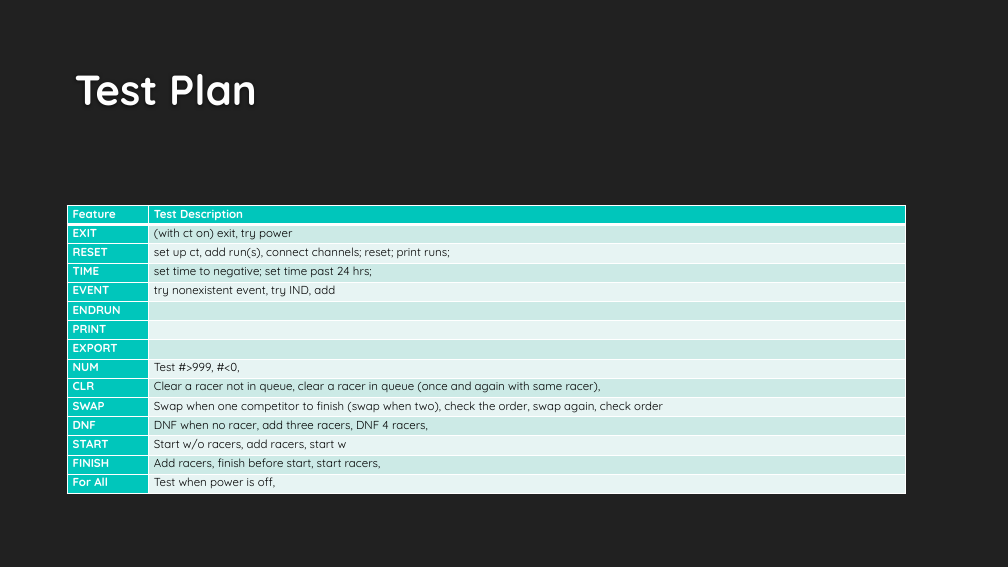
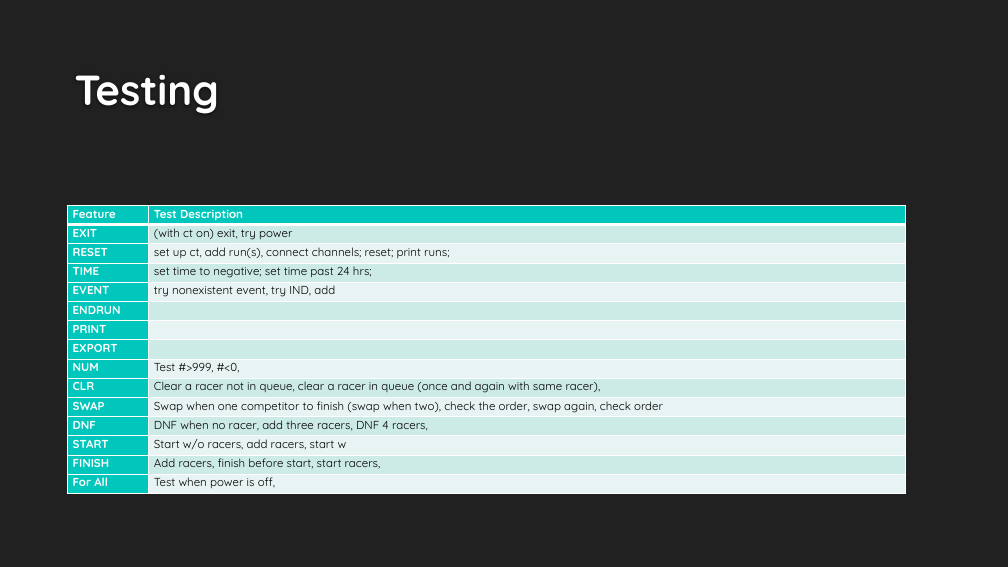
Before and after one commit to Fastwatch/FastWatch361, a slide deck: slide 5 of Artifacts/Presentation/Fastwatch.pptx. Drawn at 1008x567 pixels with LibreOffice and Linux fonts; fonts in the diff are those of the drawing; background and template pictures are left out. Boxes give left, top, right and bottom in pixels: in the first picture for what was removed or moved away, otherwise in the second. Text is boxed around its words. In the diff, an @@ line names an element or a change of style, - is before the commit and + after.

Commit message:
updating slideshow, only 1 slide for testing now

```diff
--- a/Artifacts/Presentation/Fastwatch.pptx
+++ b/Artifacts/Presentation/Fastwatch.pptx
@@ title at bbox=[75, 75, 219, 114]: text changed @@
-Test Plan
+Testing
```
Also in this commit, not shown: 2 other slides changed, 1 slide removed, 1 other file.
